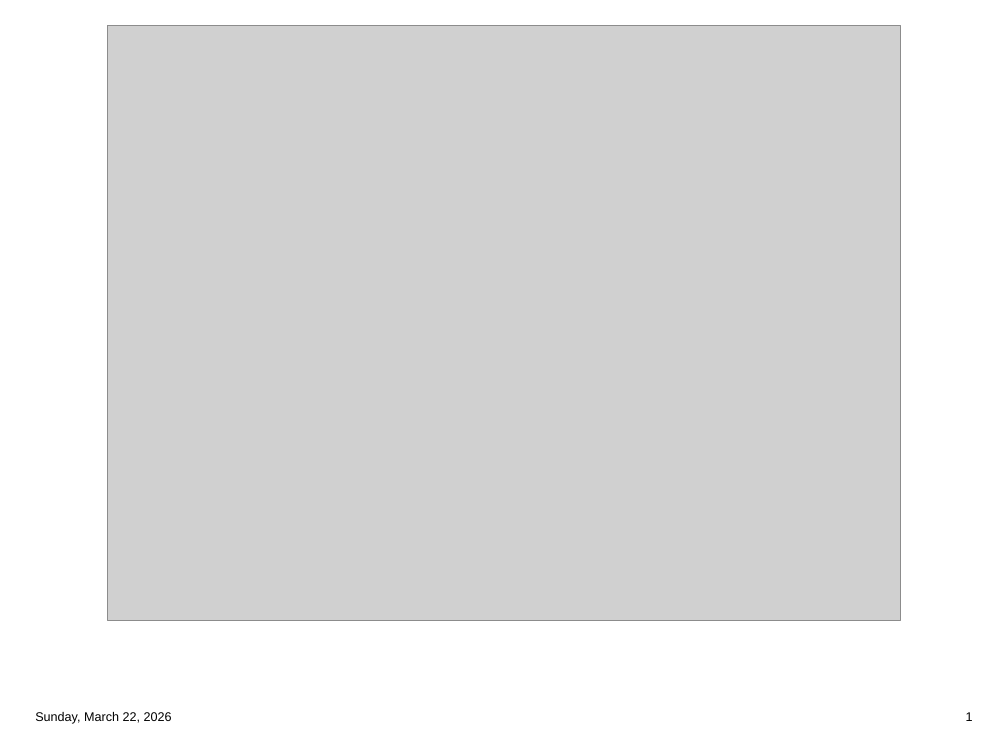
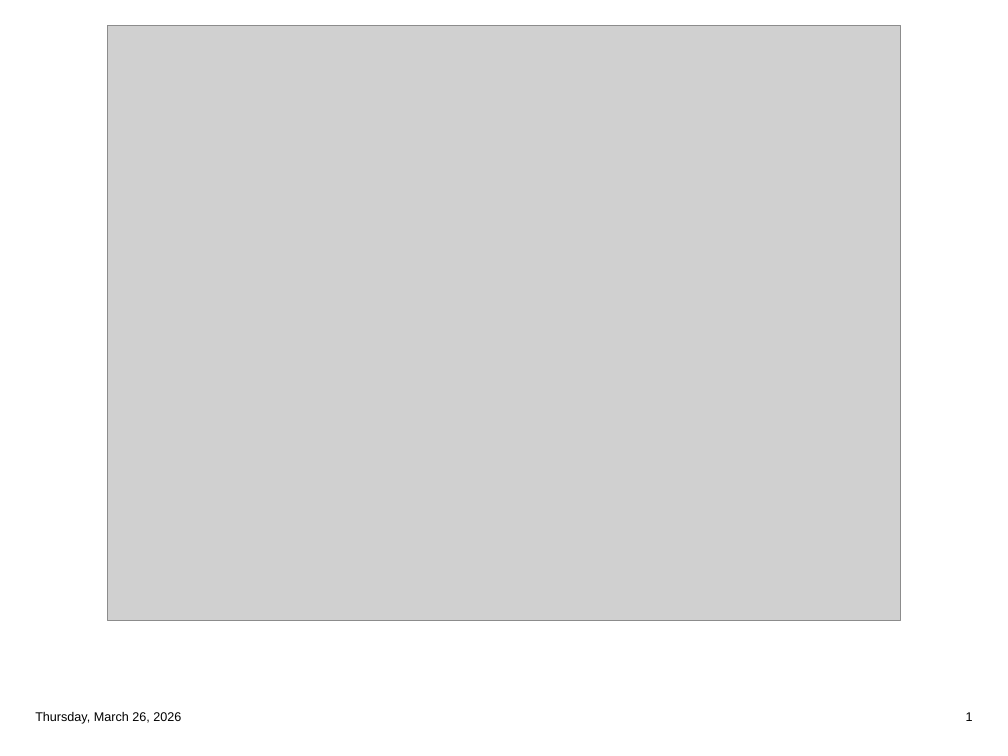
Before and after one commit to ptzavellas/sas-biostatistics-hw1, a slide deck: slide 1 of output/GroupedBoxplot.pptx. Drawn at 1008x756 pixels with LibreOffice and Linux fonts; fonts in the diff are those of the drawing; grey boxes stand for pictures. Boxes give left, top, right and bottom in pixels: in the first picture for what was removed or moved away, otherwise in the second. Text is boxed around its words. In the diff, an @@ line names an element or a change of style, - is before the commit and + after.

```diff
--- a/output/GroupedBoxplot.pptx
+++ b/output/GroupedBoxplot.pptx
@@ text at (35,712,181,724): text changed @@
-Sunday, March 22, 2026
+Thursday, March 26, 2026
```
Also in this commit, not shown: 10 other files.
